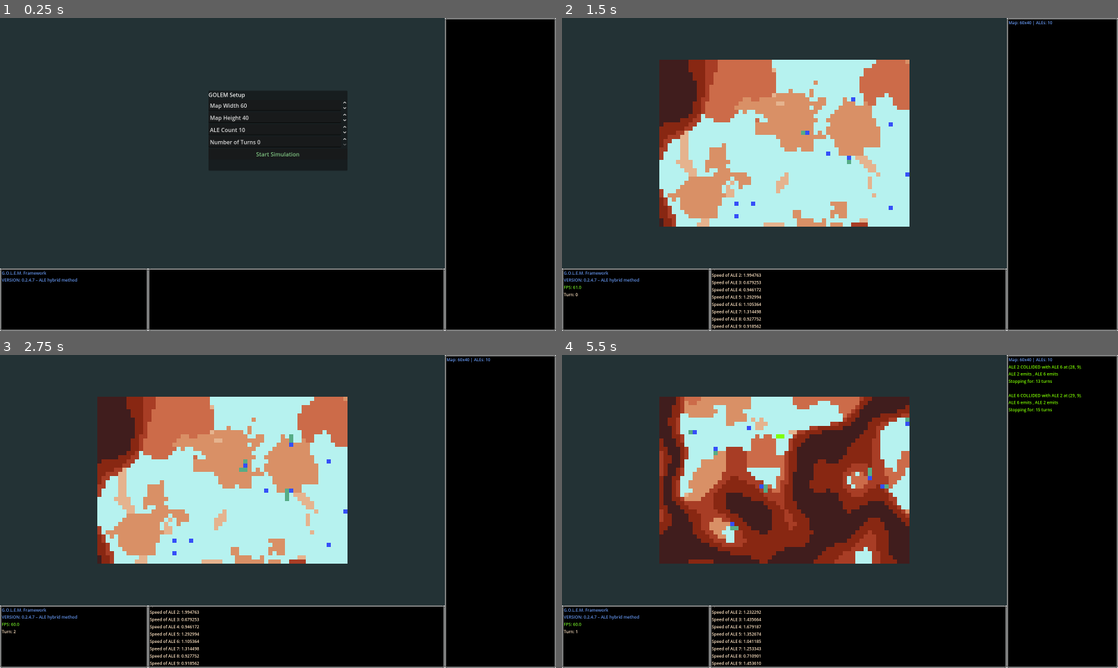
Above: before the commit, frames 1-4 (two rows, left to right).
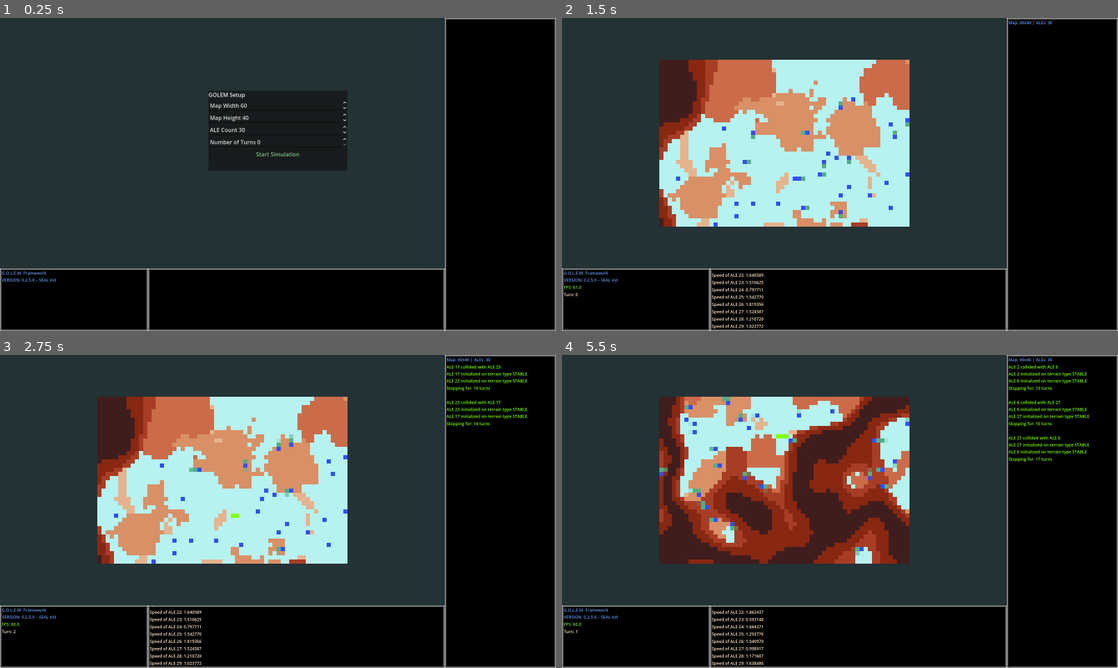
Above: after the commit, the same moments.

Repository: qgEyal/GOLEM_012
Game: Godot game, scene res://scenes/main.tscn
The game is run twice, just before and just after one commit, with the same random seed, the same clock (stepped at 60 frames per second) and the same inputs.
Inputs (mouse positions are in pixels of both pictures, inside the frame that each line leads up to):
- Up to frame 1 (0.25 s): no input
- Up to frame 2 (1.5 s): click "Start Simulation" at 0.5 s; move the mouse to (962, 158) at 1.27 s; hold D (map_right) from 1.28 s (still down); hold T (change) from 1.28 s (still down); click (962, 158) at 1.42 s
- Up to frame 3 (2.75 s): tap Enter at 2 s; move the mouse to (166, 527) at 2.02 s; release D (map_right) at 2.03 s; release T (change) at 2.03 s; hold S (map_down) from 2.03 s (still down); tap T (change) at 2.1 s
- Up to frame 4 (5.5 s): tap N (restart) at 2.75 s; move the mouse to (895, 442) at 2.77 s; release S (map_down) at 2.78 s; hold D (map_right) 2.78-3.5 s; hold G (toggle_grid) 2.78-3.5 s; tap T (change) at 3.05, 4.35 s; click "Start Simulation" at 3.5 s; move the mouse to (812, 574) at 4.27 s; hold W (map_up) 4.28-5.03 s; click (812, 574) at 4.42 s; move the mouse to (1006, 558) at 5.02 s; hold A (map_left) from 5.03 s (still down); hold T (change) from 5.03 s (still down)

The runs differ from the first frame. In frame 1, less than 0.1% of the frame differs, in the area x 5-44%, y 35-85%; in frame 2, 0.6%; in frame 3, 1.3%; in frame 4, 2.0%, in the area x 5-95%, y 0-100%.

Commit message:
Implemented basic terrain SENSE

Diff:
--- a/scenes/main.tscn
+++ b/scenes/main.tscn
@@ -76,8 +76,11 @@
 
 [node name="Main" type="Node2D" parent="InterfaceRoot/MainHContainer/MainVContainer/SubViewportContainer/SubViewport"]
 script = ExtResource("1_ye3fh")
+ale_count = 30
 ale_color = Color(0.209178, 0.308133, 0.974444, 1)
 trail_color = Color(0.337546, 0.675264, 0.527272, 1)
+trail_duration = 1.5
+trail_fade = 0.75
 
 [node name="Map" parent="InterfaceRoot/MainHContainer/MainVContainer/SubViewportContainer/SubViewport/Main" instance=ExtResource("2_v6vlg")]
 
--- a/scripts/entities/ale.gd
+++ b/scripts/entities/ale.gd
@@ -23,6 +23,13 @@
 ## check for INIT initialization
 var _has_initialized: bool = false
 
+
+## Testing core command behavior
+var terrain_id: int
+var initial_terrain_name: String
+var assigned_command: String
+
+
 # ───────────────────────────────── STATE MACHINE
 enum State { MOVING, STOPPED, COLLIDING, IDLE }
 
@@ -49,11 +56,6 @@
 var ale_id : int = -1
 
 
-
-
-## Testing core command behavior
-
-var assigned_command: String
 
 
 
@@ -293,21 +295,15 @@
 	'''
 	var other := get_colliding_ale(_collision_pos)
 	if other:
-		var msg := "ALE %d COLLIDED with ALE %d at %s. \nALE %d emits %s, ALE %d emits %s" % [
-			ale_id,
-			other.ale_id,
-			str(grid_pos),
-			ale_id,
-			assigned_command,
-			other.ale_id,
-			other.assigned_command
-		]
+		var msg := "ALE %d collided with ALE %d" % [ale_id, other.ale_id]
+		msg += "\nALE %d initialized on terrain type %s" % [ale_id, initial_terrain_name]
+		msg += "\nALE %d initialized on terrain type %s" % [other.ale_id, other.initial_terrain_name]
+
 		SignalBus.message_sent.emit(msg, main.collision_color)
 	else:
-		var msg := "ALE %d COLLIDED at %s emitting %s" % [
+		var msg := "ALE %d COLLIDED at %s" % [
 			ale_id,
-			str(grid_pos),
-			assigned_command
+			str(grid_pos)
 		]
 		SignalBus.message_sent.emit(msg, main.collision_color)
 
@@ -332,6 +328,11 @@
 		return
 	# Announce
 	print("ALE %d INIT at %s" % [ale_id, str(grid_pos)])
+
+	# SENSE terrain at INIT (testing  <========)
+	terrain_id = map.map_data[grid_pos].terrain_type # get terrain id number
+	initial_terrain_name = map.get_terrain_name(terrain_id)
+
 	_has_initialized = true
 
 func _handle_sense() -> void:
--- a/scripts/main.gd
+++ b/scripts/main.gd
@@ -7,7 +7,7 @@
 Artificial Life Simulator using Semiotic Emergent ALife Language protocols
 ────────────────────────────────────────────────────────────────────────────
 '''
-const GOLEM_VERSION : String = "0.2.4.7 – ALE hybrid method"
+const GOLEM_VERSION : String = "0.2.5.0 – SEAL init"
 
 ## SUB‑VIEWPORT
 @onready var sub_viewport : SubViewport = $".."
--- a/scripts/map/map.gd
+++ b/scripts/map/map.gd
@@ -50,7 +50,19 @@
 """
 enum TerrainType { VOID, FRAGMENTED, RAW, STABLE, STRUCTURED, ENERGETIC, PRIME, SINGULARITY }
 
-
+const TERRAIN_TYPE_NAMES : Dictionary = {
+	TerrainType.VOID:         "VOID",
+	TerrainType.FRAGMENTED:   "FRAGMENTED",
+	TerrainType.RAW:          "RAW",
+	TerrainType.STABLE:       "STABLE",
+	TerrainType.STRUCTURED:   "STRUCTURED",
+	TerrainType.ENERGETIC:    "ENERGETIC",
+	TerrainType.PRIME:        "PRIME",
+	TerrainType.SINGULARITY:  "SINGULARITY"
+}
+
+func get_terrain_name(t: int) -> String:
+	return TERRAIN_TYPE_NAMES.get(t, "UNKNOWN")
 
 ## Use initialize
 func initialize(ww_init: int, wh_init: int, ts_init:int, main_ref: Main) -> void:
@@ -296,6 +308,7 @@
 """
 UPDATE THIS FEATURE TO ACTIVELY TOGGLE TERRAIN TYPES
 """
+## TEST: change from stable to singularity
 func _input(event):
 	if event.is_action_pressed("change"):
 		toggle_terrain(TerrainType.STABLE, TerrainType.SINGULARITY)
